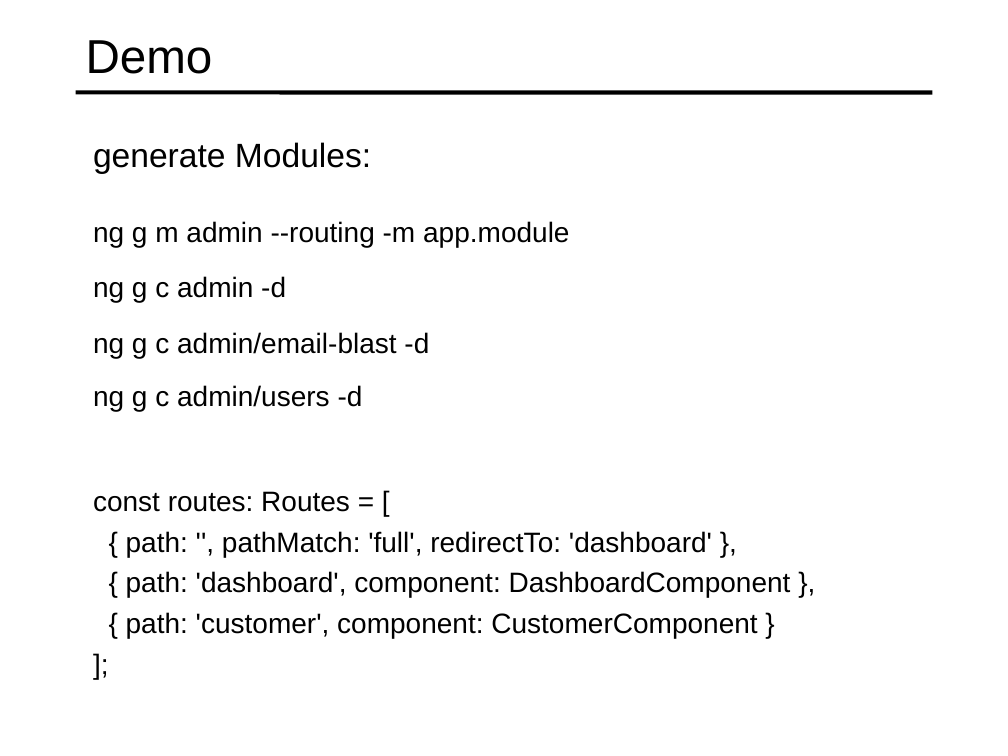
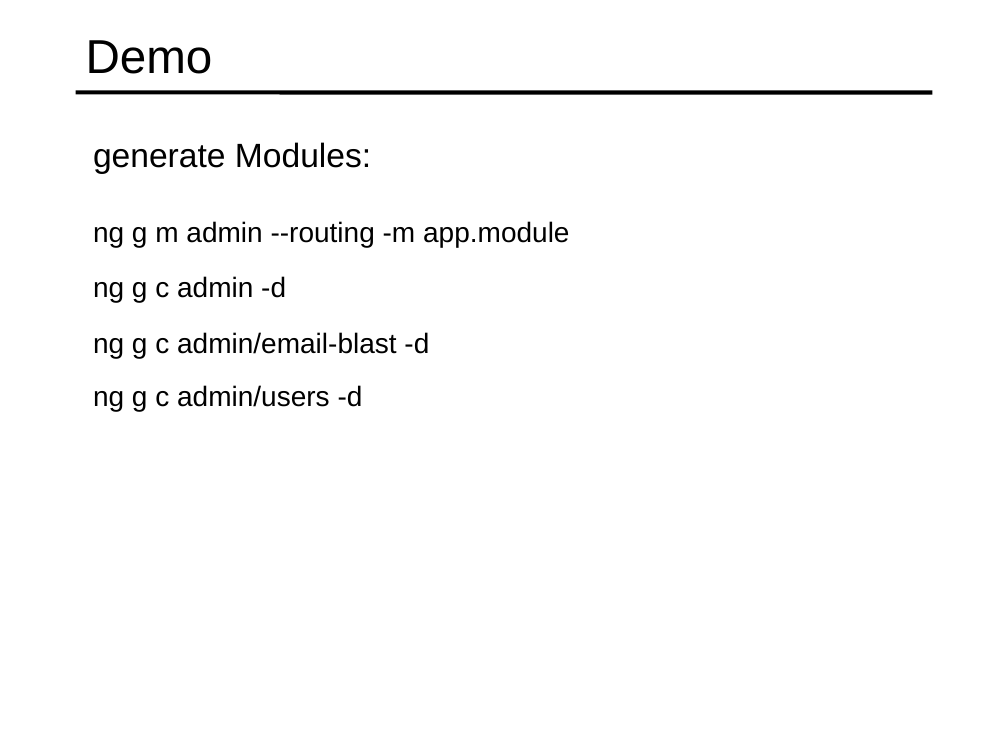
Before and after one commit to specter01wj/Jago_Link_Training, a slide deck: slide 6 of Angular/Angular7/Angular CLI/5.Generating Routing Features/L5_Generating Routing Features.ppt (slide 7 before the commit). Drawn at 1008x756 pixels with LibreOffice and Linux fonts; fonts in the diff are those of the drawing. Boxes give left, top, right and bottom in pixels: in the first picture for what was removed or moved away, otherwise in the second. Text is boxed around its words. In the diff, an @@ line names an element or a change of style, - is before the commit and + after.

Commit message:
09/05/2019 v1

```diff
--- a/Angular/Angular7/Angular CLI/5.Generating Routing Features/L5_Generating Routing Features.ppt
+++ b/Angular/Angular7/Angular CLI/5.Generating Routing Features/L5_Generating Routing Features.ppt
@@ text removed at box(93, 491, 791, 638) @@
-  const routes: Routes = [
-  { path: '', pathMatch: 'full', redirectTo: 'dashboard' },
-  { path: 'dashboard', component: DashboardComponent },
-  { path: 'customer', component: CustomerComponent }
-  ];
```
Also in this commit, not shown: 1 slide added.
